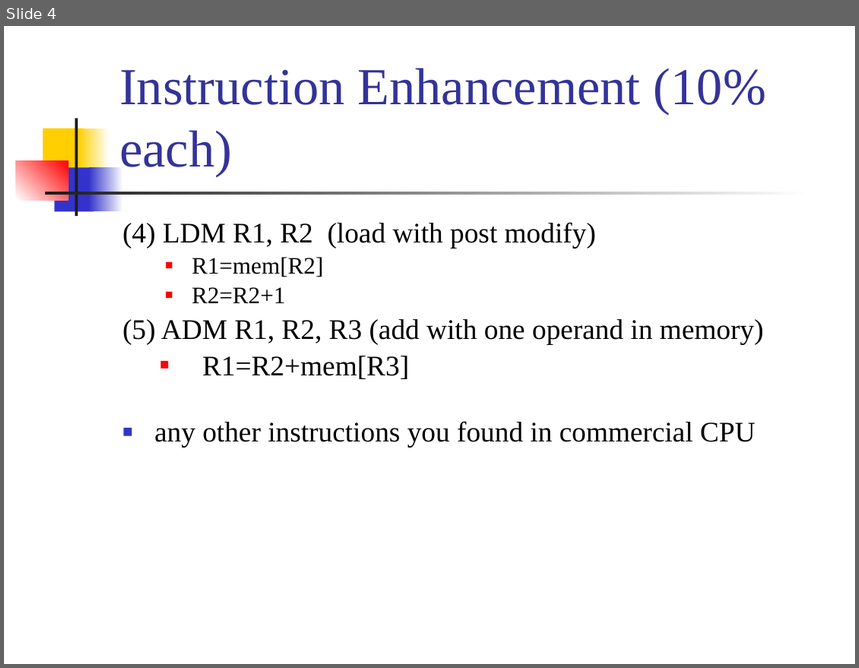
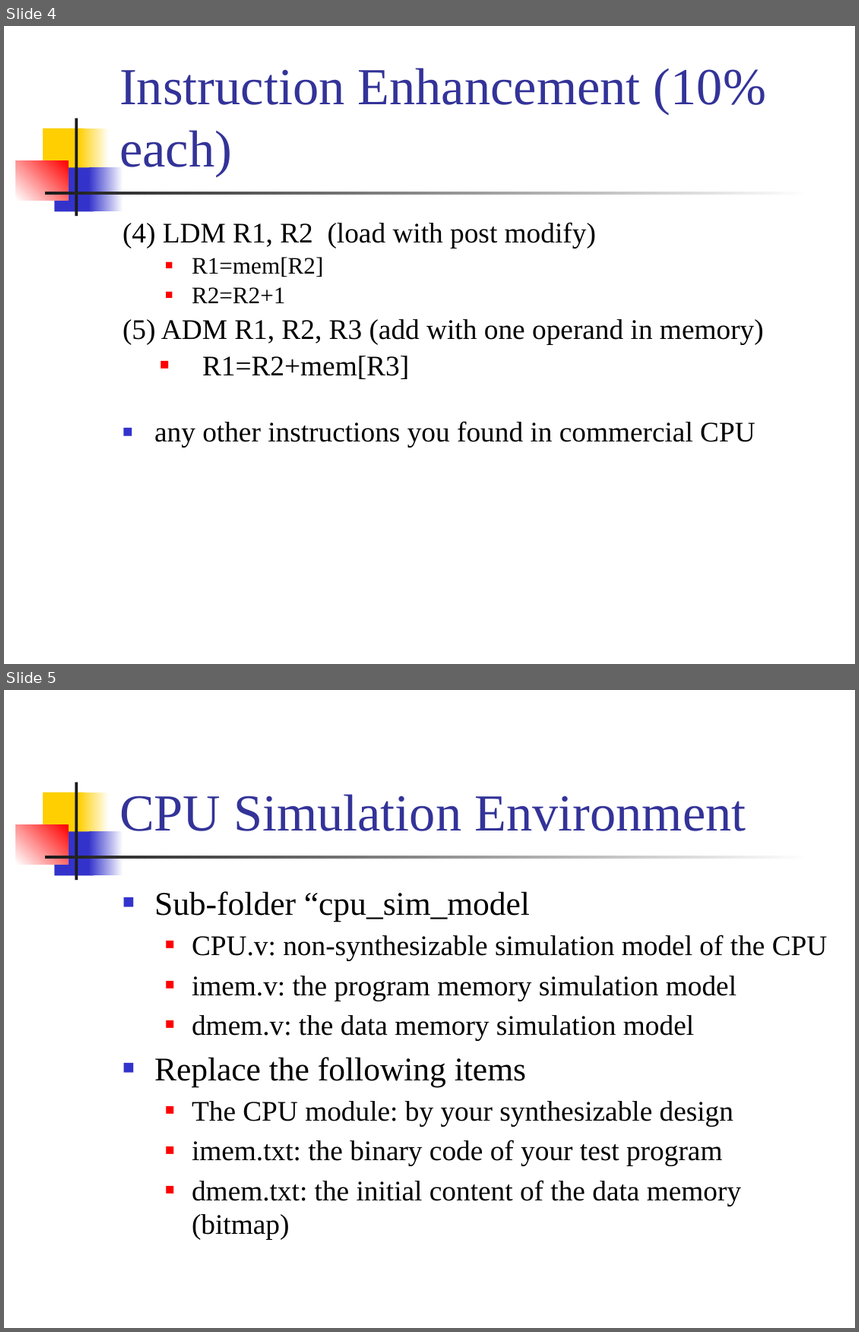
Before and after one commit to CGUSystemCourses/Comp_Org-2018, a slide deck: Lectures/term_project/term_proj.pptx. Shown one above the other, each under a label of ours: slide 4 before the commit, slides 4 and 5 after it. The pictures are 859x668 and 859x1332 pixels, drawn with LibreOffice and Linux fonts; fonts in the diff are those of the drawing. Boxes give left, top, right and bottom in pixels: in the first picture for what was removed or moved away, otherwise in the second. Text is boxed around its words. In the diff, an @@ line names an element or a change of style, - is before the commit and + after.

Commit message:
publish term project with CPU simulation model

```diff
--- a/Lectures/term_project/term_proj.pptx
+++ b/Lectures/term_project/term_proj.pptx
@@ slide 5 added at [4, 690, 855, 1328], background #FFFFFF; not listed: 7 template elements that a slide beside it also shows @@
@@ title added at [120, 794, 746, 831], 44 pt, text #333399 @@
+CPU Simulation Environment
@@ text added at [154, 891, 828, 1240], 24 pt, text #000000 @@
+■ Sub-folder “cpu_sim_model
+  ■ CPU.v: non-synthesizable simulation model of the CPU
+  ■ imem.v: the program memory simulation model
+  ■ dmem.v: the data memory simulation model
+■ Replace the following items
+  ■ The CPU module: by your synthesizable design
+  ■ imem.txt: the binary code of your test program
+  ■ dmem.txt: the initial content of the data memory (bitmap)
```
Also in this commit, not shown: 1 slide changed, 8 other files.
